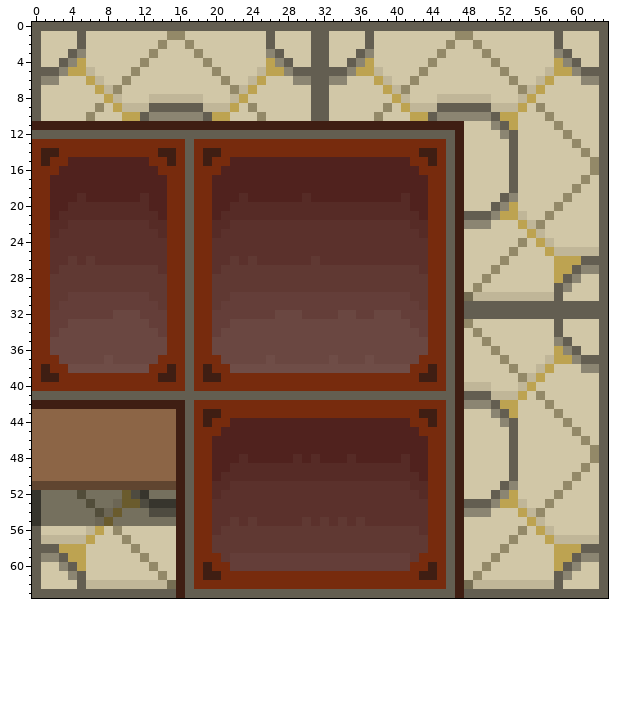
Edited in one commit: pixel-art sprite (SanityRush/Assets/Resources/Sprites/Corner_Wall_1.png). The picture above is the old version.
The file is 64x64 pixels. Colours within 5 levels of each other are drawn and written as one.
New version:
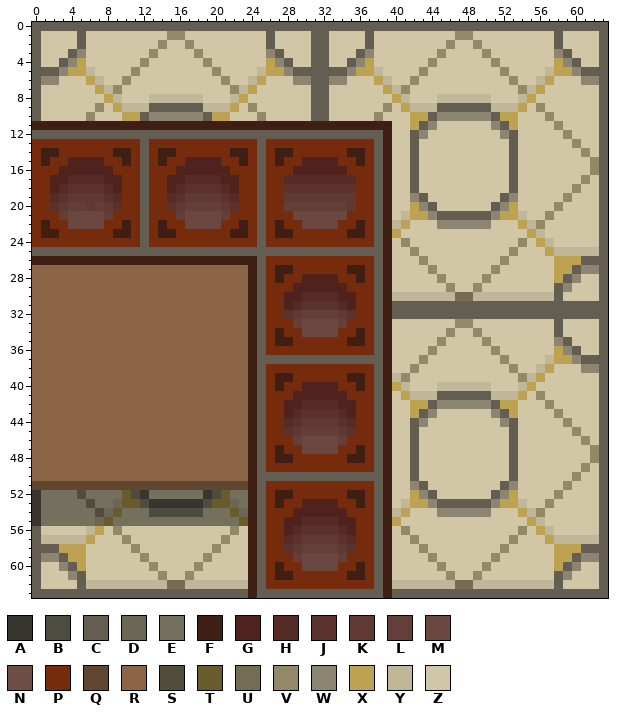
Palette (. is transparent): A #37352d  B #4e4b40  C #635e51  D #6c6655  E #75705e  F #3f1e13  G #50221e  H #562b26  J #5b312c  K #603933  L #643e39  M #6a4741  N #6f4d47  P #772b0d  Q #604530  R #8c6546  S #524d3a  T #6a5b2d  U #756d53  V #938968  W #8b8572  X #bda351  Y #c0b698  Z #d1c7a7
Change:
Changed rows in their new state; - is an unchanged pixel.
first column x 0:
11 ----------------------------------------ZZXCWZZZ
12 ---------------------------------------FZZ-WZZZZ
13 ------------C----P-------C------------CFZZCZZZZZ
14 ---------FF-C----P-PP-FF-C-FF------FF-CFZZCZZZZZ
15 --------PPFPC-FP-GGGG-PFPCPFPP----PPFPCFZZCZZZZZ
16 ---------PPPCP--GGGGG-PPPCPPP------PPPCFZZCZZZZZ
17 ----HHHH--PPCPPGGHHHH--PPCPPHHHHHHHHPPCFZZCZZZZZ
18 ---HJJJJH-PPCPPGHJJJJH-PPCPPJJJJJJJJPPCFZZCZZZZZ
19 --HJKKKKJHPPCPPHJKKKKJHPPCPPKKKKKKKKPPCFZZWCZZZZ
20 --JKLLKLKJPPCPPJKLLLLKJPPCPPLLLLLLLKPPCFZZXWCZZZ
21 --PLMMMMLPPPCPP-LMMMMLPPPCPPPMMMMMMPPPCFZYXXWC-C
22 -FPPMMMMPPFPCPF--MMMMPPFPCPFPPMMMMPPFPCFYXZZZWWW
23 -FFPPPPPPFFPCPFF-P--PPFFPCPFFPPPPPPFFPCFXZZZZZZZ
24 --PPPPPPPPPPCPP--P--PPPPPCPPPPPPPPPPPPCFZVZZZZZZ
25 CCCCCCCCCCCCCCCCC-CCCCCCCCCCCCCCCCCCCCCFZZVZZZZZ
26 FFFFFFFFFFFFFFFFFFFFFFFFFCPPPPPPPPPPPPCFZZZVZZZZ
27 RRRRRRRRRRRRRRRRRRRRRRRRFCPFFPPPPPPFFPCFZZZZVZZZ
28 RRRRRRRRRRRRRRRRRRRRRRRRFCPFPPGGGGPPFPCFZZZZZVZZ
29 RRRRRRRRRRRRRRRRRRRRRRRRFCPPPGGGGGGPPPCFZZZZZZVZ
30 RRRRRRRRRRRRRRRRRRRRRRRRFCPPGGHHHHGGPPCFYYYYYYYU
31 RRRRRRRRRRRRRRRRRRRRRRRRFCPPGHJJJJHGPPCFCCCCCC-C
32 RRRRRRRRRRRRRRRRRRRRRRRRFCPPJK----KJPPCFCCCCCC-C
33 RRRRRRRRRRRRRRRRRRRRRRRRFCPPPL----LPPPCFZZZZZZZV
34 RRRRRRRRRRRRRRRRRRRRRRRRFCPFPP----PPFPCFZZZZZZVZ
35 RRRRRRRRRRRRRRRRRRRRRRRRFCPFFPPPPPPFFPCFZZZZZVZZ
36 RRRRRRRRRRRRRRRRRRRRRRRRFCPPPPPPPPPPPPCFZZZZVZZZ
37 RRRRRRRRRRRRRRRRRRRRRRRRFCCCCCCCCCCCCCCFZZZVZZZZ
38 RRRRRRRRRRRRRRRRRRRRRRRRFCPPPPPPPPPPPPCFZZVZZZZZ
39 RRRRRRRRRRRRRRRRRRRRRRRRFC-FF------FF-CFYVZZZZZZ
40 RRRRRRRRRRRRRRRRRRRRRRRRFC-F--GGGG--F-CFXYZZZYYY
41 RRRRRRRRRRRRRRRRRRRRRRRRF-PPPGGGGGGPPP-FZXYYY--C
42 RRRRRRRRRRRRRRRRRRRRRRRRFC--GGHHHHGG--CFZZXXCWWW
43 ----------------RRRRRRRRFC--GHJJJJHG--CFZZXCWZZZ
44 ----------------RRRRRRRRFCPPHJKKKKJHPPCFZZCWZZZZ
45 ----------------RRRRRRRRFCPPJKLLLLKJPPCFZZCZZZZZ
46 ----------------RRRRRRRRFCPPPLMMMMLPPPCFZZCZZZZZ
47 ----------------RRRRRRRRFCPFPPMMMMPPFPCFZZCZZZZZ
48 ----------------RRRRRRRRFCPFFPPPPPPFFPCFZZCZZZZZ
49 ----------------RRRRRRRRFCPPPPPPPPPPPPCFZZCZZZZZ
50 ----------------RRRRRRRRFCCCCCCCCCCCCCCFZZCZZZZZ
51 ----------------QQQQQQQQFCPPPPPPPPPPPPCFZZWCZZZZ
52 ----------------EEEABTEEFCPFFPPPPPPFFPCFZZXWCZZZ
53 ----------------AAABTTDEFCPFPPGGGGPPFPCFZYXXWC-C
54 ----------------BBBEEETDFCPPPGGGGGGPPPCFYXZZZWWW
55 ----------------EEEEEEETFCPPGGHHHHGGPPCFXZZZZZZZ
56 ----------------ZZZZZZVZFCPPGHJJJJHGPPCFZVZZZZZZ
57 ----------------ZZZZZVZZFCPPHJ----JHPPCFZZVZZZZZ
58 ----------------ZZZZVZZZFCPPJ-LLLL-JPPCFZZZVZZZZ
59 ----------------ZZZVZZZZFCPPP-MMMM-PPPCFZZZZVZZZ
60 ----------------ZZVZZZZZFCPFPPMMMMPPFPCFZZZZZVZZ
61 ----------------ZVZZZZZZFC-FF------FF-CFZZZZZZVZ
62 ----------------UYYYYYYYFC------------CFYYYYYYYU
63 ----------------C-------F--------------F-------C
